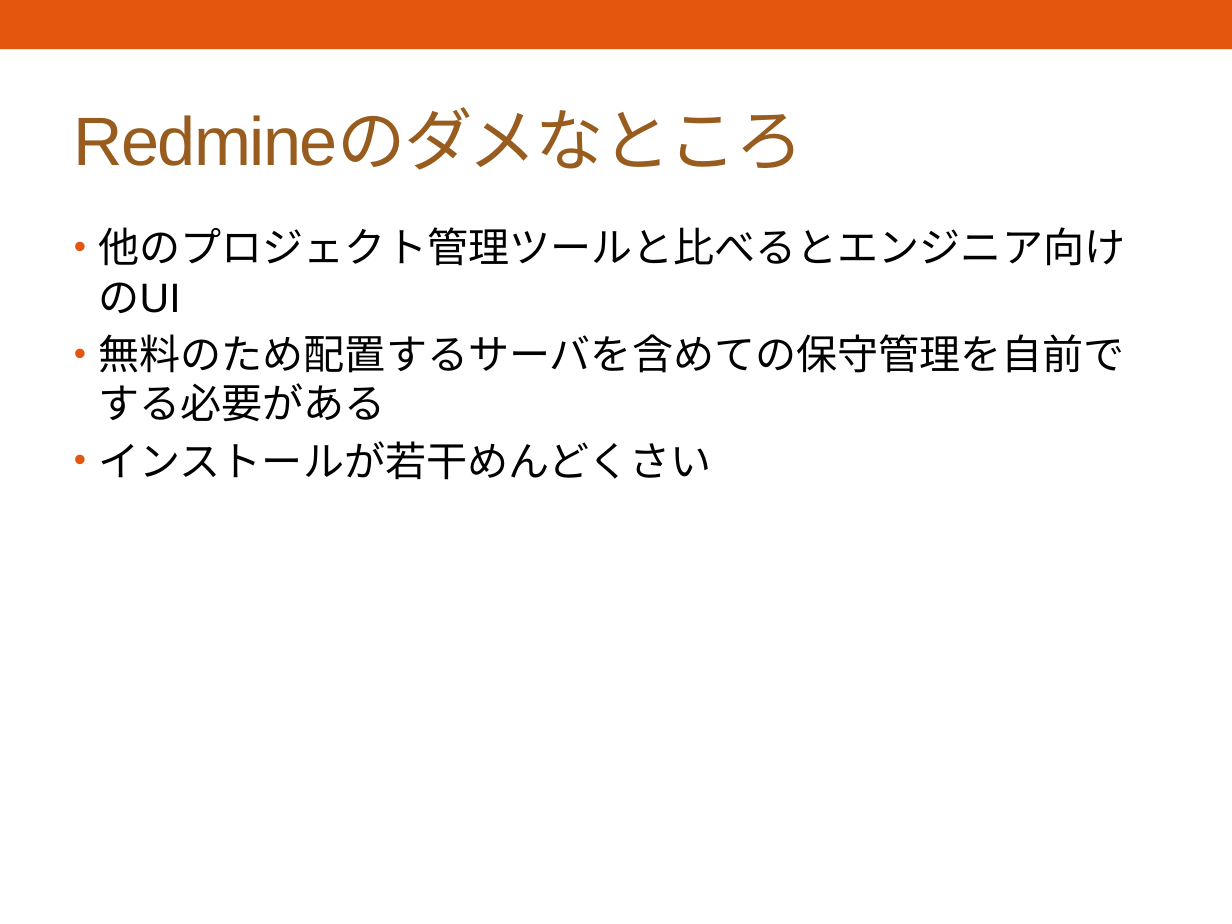
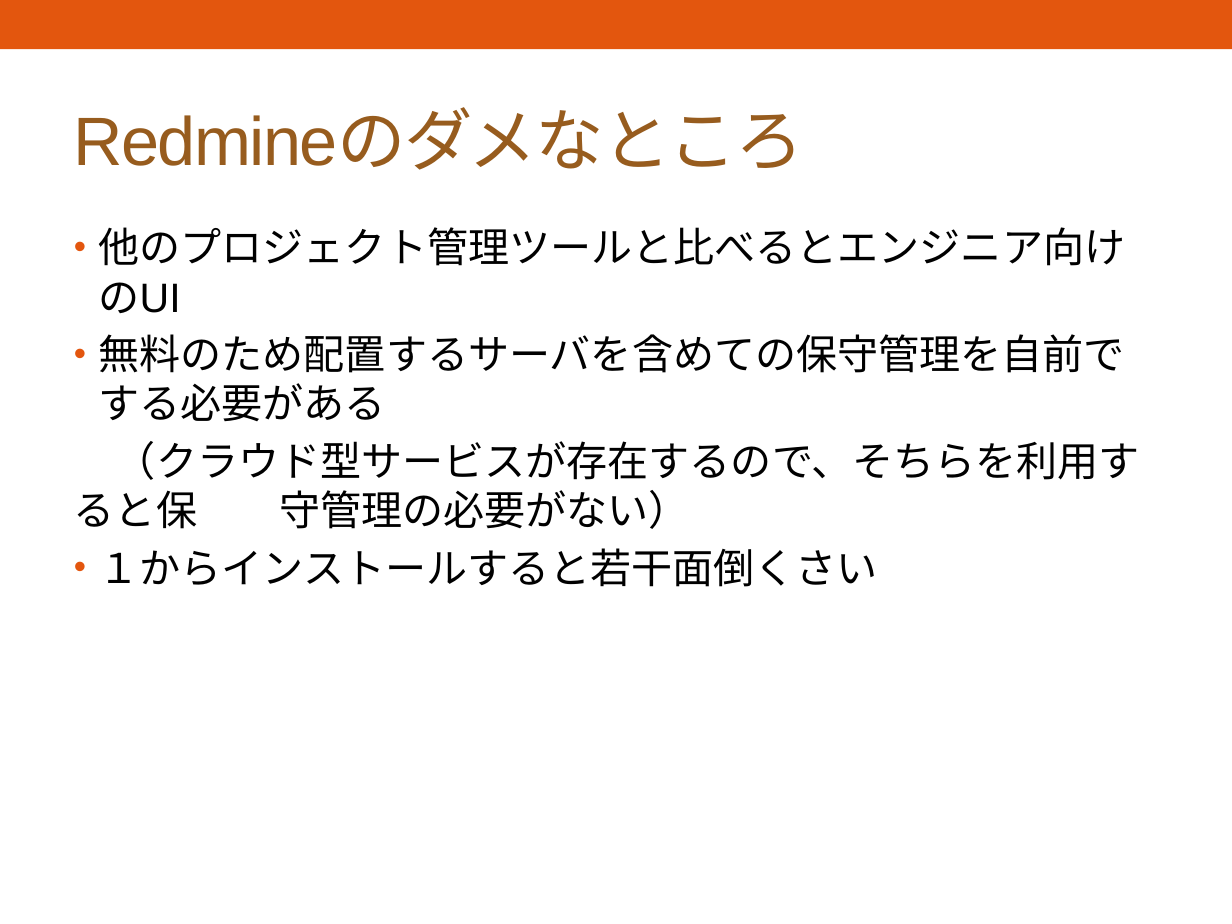
Before and after one commit to kanosawa-mk2/Doc, a slide deck: slide 7 of 勉強会資料/Redmine.pptx (slide 6 before the commit). Drawn at 1232x924 pixels with LibreOffice and Linux fonts; fonts in the diff are those of the drawing. Boxes give left, top, right and bottom in pixels: in the first picture for what was removed or moved away, otherwise in the second. Text is boxed around its words. In the diff, an @@ line names an element or a change of style, - is before the commit and + after.

```diff
--- a/勉強会資料/Redmine.pptx
+++ b/勉強会資料/Redmine.pptx
@@ text at box(74, 441, 1140, 587): text changed @@
-• インストールが若干めんどくさい
+（クラウド型サービスが存在するので、そちらを利用すると保 守管理の必要がない）
+• １からインストールすると若干面倒くさい
```
Also in this commit, not shown: 2 other slides changed.
